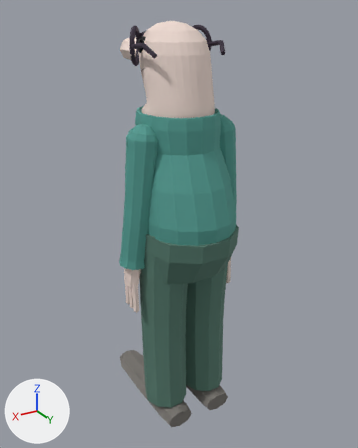
The glTF model assets/actor-glasses-beady.glb, before and after one commit.
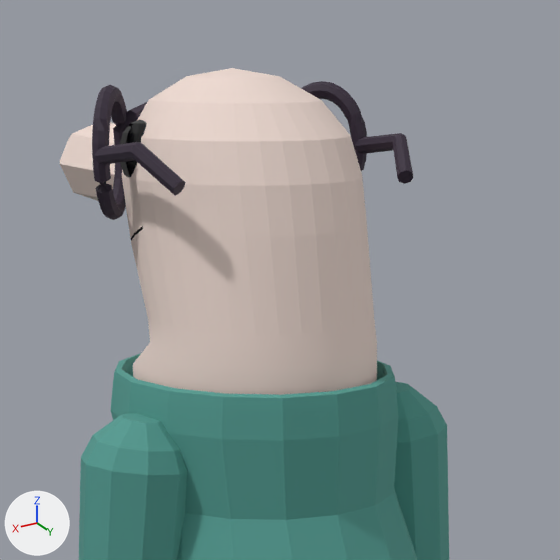
There are two pictures of each version: one whole from a 50 mm lens placed at (0.989, 1.669, 1.733), pointed at (-0.041, -0.047, 0.875), one close up on the part from 28% to 75% of the width and 0% to 37% of the height. The lights are fixed; the arrows at lower left show +X, +Y and +Z. The last two pictures show the newer version. Vertices at exactly the same position are counted once.

Objects in the first close-up: 'guy_head', 'guy_nose', 'guy_sleeve.L', 'guy_sleeve.R', 'guy_torso', 'theatre_expansion_glasses_arm_L', 'theatre_expansion_glasses_arm_R', 'theatre_expansion_glasses_bridge', 'theatre_expansion_glasses_rim_L', 'theatre_expansion_glasses_rim_R' and 1 more.
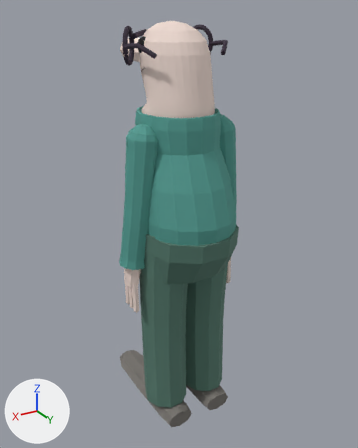
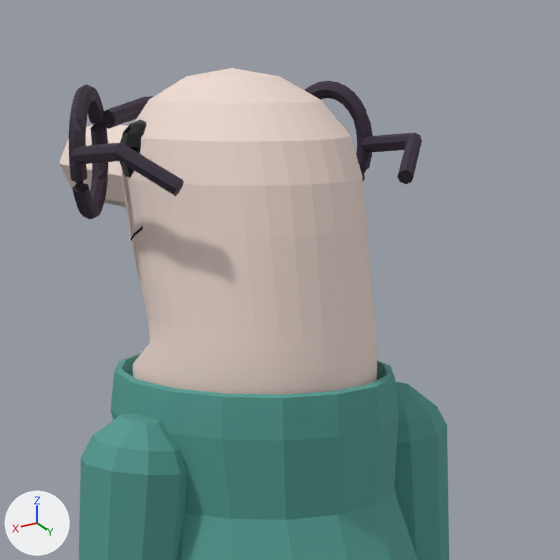
Changed parts and their boxes [x1, y1, x2, y2] in the close-ups (560 x 560 px; the box of a moved part takes in the faces that stretch with it):
'theatre_expansion_glasses_rim_L', moved
    before: [92, 85, 127, 220]
    after: [69, 84, 108, 219]
'theatre_expansion_glasses_arm_L', reshaped (24% wider)
    before: [94, 142, 186, 196]
    after: [70, 143, 184, 196]
'theatre_expansion_glasses_rim_R', moved
    before: [301, 81, 367, 171]
    after: [305, 81, 373, 181]
'theatre_expansion_glasses_arm_R', reshaped
    before: [354, 133, 413, 184]
    after: [360, 133, 422, 184]
'theatre_expansion_glasses_bridge', reshaped (mostly hidden before)
    before: [125, 102, 147, 127]
    after: [101, 96, 154, 129]
part 3 of me_theatre_expansion_glasses_bridge, moved or reshaped
    before: [125, 102, 147, 127]
    after: [101, 97, 148, 129]

The edits, one by one:
me_theatre_expansion_glasses_arm_l is used by ob_theatre_expansion_glasses_arm_l; location (0.0, 0.0, 0.0).
me_theatre_expansion_glasses_arm_l had 24 vertices, 44 faces and spanned x 0.133..0.1751, y -0.0286..0.1061, z 1.5825..1.6328.
me_theatre_expansion_glasses_arm_l now has 24 vertices, 44 faces and spans x 0.1343..0.1946, y -0.0456..0.1066, z 1.5821..1.6329.
me_theatre_expansion_glasses_arm_l part 1: 24 of 24 vertices moved; they spanned x 0.133..0.1751, y -0.0286..0.1061, z 1.5825..1.6328 and now span x 0.1343..0.1946, y -0.0456..0.1066, z 1.5821..1.6329; mean shift (0.0132, -0.0057, 0.0).
me_theatre_expansion_glasses_arm_r is used by ob_theatre_expansion_glasses_arm_r; location (0.0, 0.0, 0.0).
me_theatre_expansion_glasses_arm_r had 24 vertices, 44 faces and spanned x -0.1751..-0.133, y -0.0286..0.1061, z 1.5825..1.6328.
me_theatre_expansion_glasses_arm_r now has 24 vertices, 44 faces and spans x -0.1946..-0.1343, y -0.0456..0.1066, z 1.5821..1.6329.
me_theatre_expansion_glasses_arm_r part 2: 24 of 24 vertices moved; they spanned x -0.1751..-0.133, y -0.0286..0.1061, z 1.5825..1.6328 and now span x -0.1946..-0.1343, y -0.0456..0.1066, z 1.5821..1.6329; mean shift (-0.0132, -0.0057, 0.0).
me_theatre_expansion_glasses_bridge is used by ob_theatre_expansion_glasses_bridge; location (0.0, 0.0, 0.0).
me_theatre_expansion_glasses_bridge had 32 vertices, 60 faces and spanned x -0.109..0.109, y -0.118..-0.069, z 1.638..1.669.
me_theatre_expansion_glasses_bridge now has 32 vertices, 60 faces and spans x -0.129..0.129, y -0.148..-0.086, z 1.638..1.669.
me_theatre_expansion_glasses_bridge part 3: all 8 vertices in x 0.099..0.109, y -0.085..-0.069, z 1.638..1.658 are moved by (0.02, -0.017, 0.0).
Other edits to the shape of me_theatre_expansion_glasses_bridge do not show in these pictures.
me_theatre_expansion_glasses_rim_l is used by ob_theatre_expansion_glasses_rim_l; location (0.0, 0.0, 0.0).
me_theatre_expansion_glasses_rim_l had 256 vertices, 512 faces and spanned x 0.0959..0.1756, y -0.1061..-0.0181, z 1.5455..1.6845.
me_theatre_expansion_glasses_rim_l now has 256 vertices, 512 faces and spans x 0.1154..0.1951, y -0.1233..-0.0353, z 1.5455..1.6845.
me_theatre_expansion_glasses_rim_l part 4: the whole mesh is moved by (0.0195, -0.0172, 0.0).
me_theatre_expansion_glasses_rim_r is used by ob_theatre_expansion_glasses_rim_r; location (0.0, 0.0, 0.0).
me_theatre_expansion_glasses_rim_r had 256 vertices, 512 faces and spanned x -0.1756..-0.0959, y -0.1061..-0.0181, z 1.5455..1.6845.
me_theatre_expansion_glasses_rim_r now has 256 vertices, 512 faces and spans x -0.1951..-0.1154, y -0.1233..-0.0353, z 1.5455..1.6845.
me_theatre_expansion_glasses_rim_r part 5: the whole mesh is moved by (-0.0195, -0.0172, 0.0).
